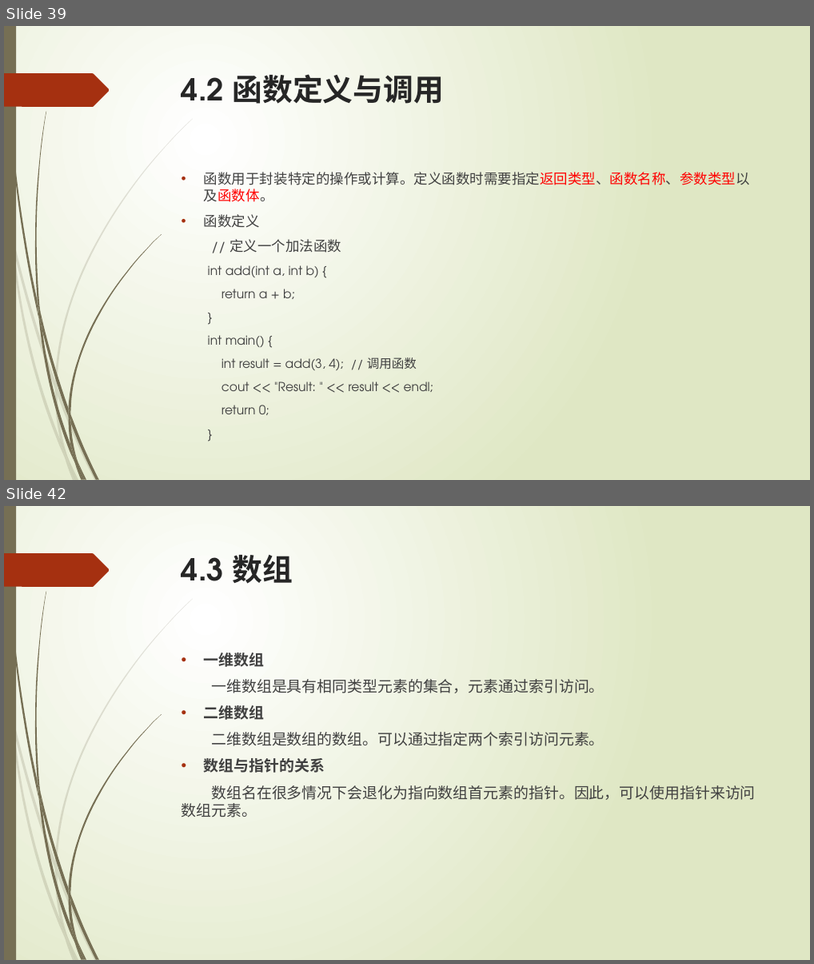
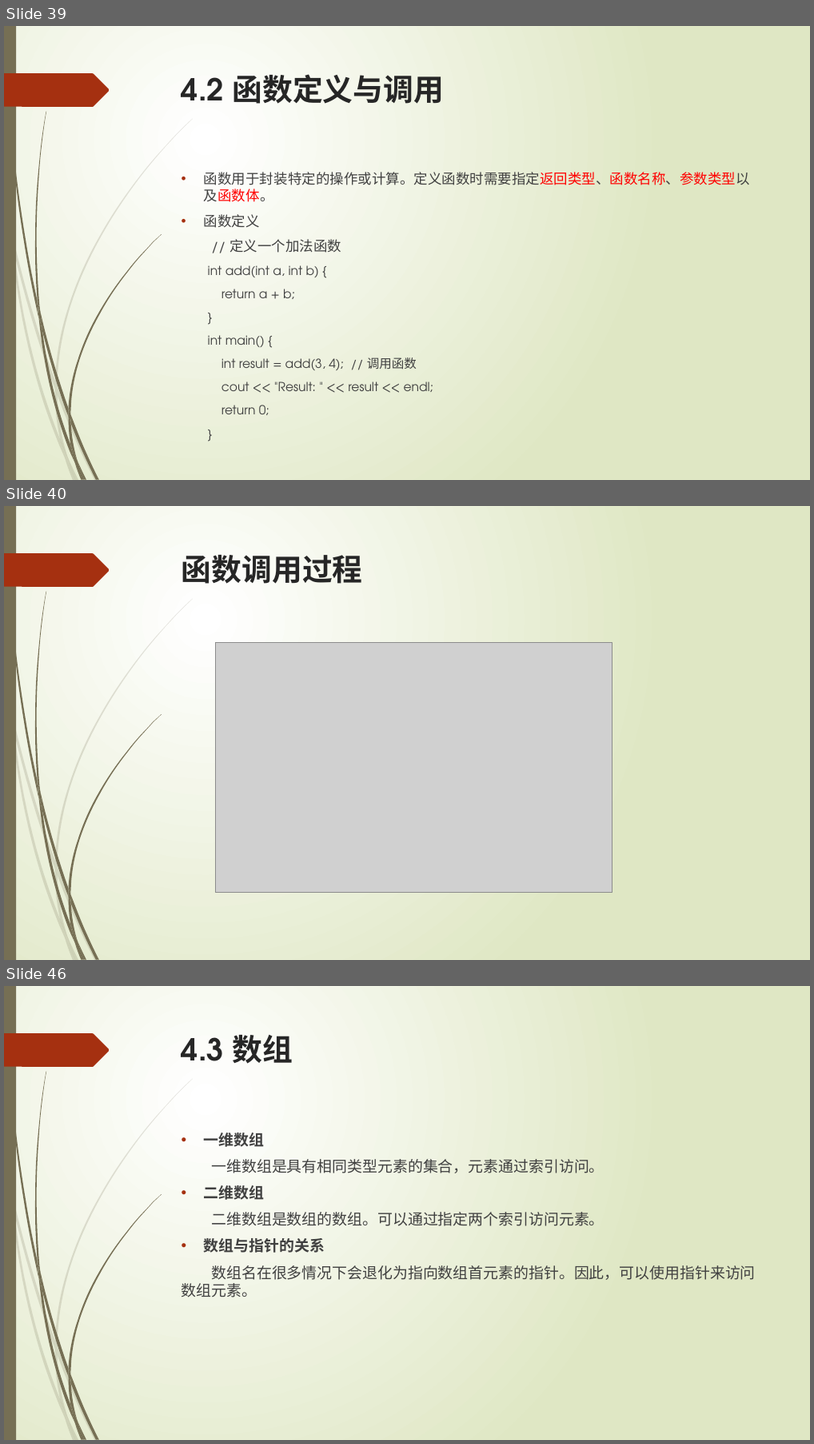
Before and after one commit to liuty2006/learn, a slide deck: learn_cpp/docs/C++语言培训.pptx. Shown one above the other, each under a label of ours: slides 39 and 42 before the commit, slides 39, 40 and 46 after it; the slides between them are not shown. The pictures are 814x964 and 814x1444 pixels, drawn with LibreOffice and Linux fonts; fonts in the diff are those of the drawing; grey boxes stand for pictures. Boxes give left, top, right and bottom in pixels: in the first picture for what was removed or moved away, otherwise in the second. Text is boxed around its words. In the diff, an @@ line names an element or a change of style, - is before the commit and + after.

```diff
--- a/learn_cpp/docs/C++语言培训.pptx
+++ b/learn_cpp/docs/C++语言培训.pptx
@@ slide 40 added at (x1=4, y1=506, x2=810, y2=960), background gradient #FFFFFF to #DFE8C4; not listed: 24 template elements that a slide beside it also shows @@
@@ title added at (x1=182, y1=555, x2=363, y2=584), 36 pt, text #262626, bold @@
+函数调用过程
@@ picture added at (x1=215, y1=642, x2=613, y2=892) @@
@@ what was slide 42 is now slide 46 @@
```
Also in this commit, not shown: 5 slides changed, 3 other slides added, 6 other files.
